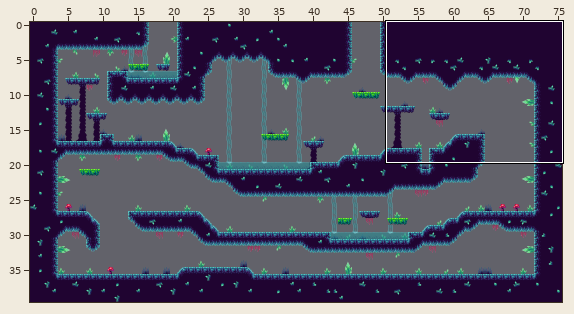
Two versions of a level (Tiled map, assets/tiled maps/blue_map.tmx). The first picture is a wide view before the edit; the outline marks the close-up.
Close-up. Earlier state:
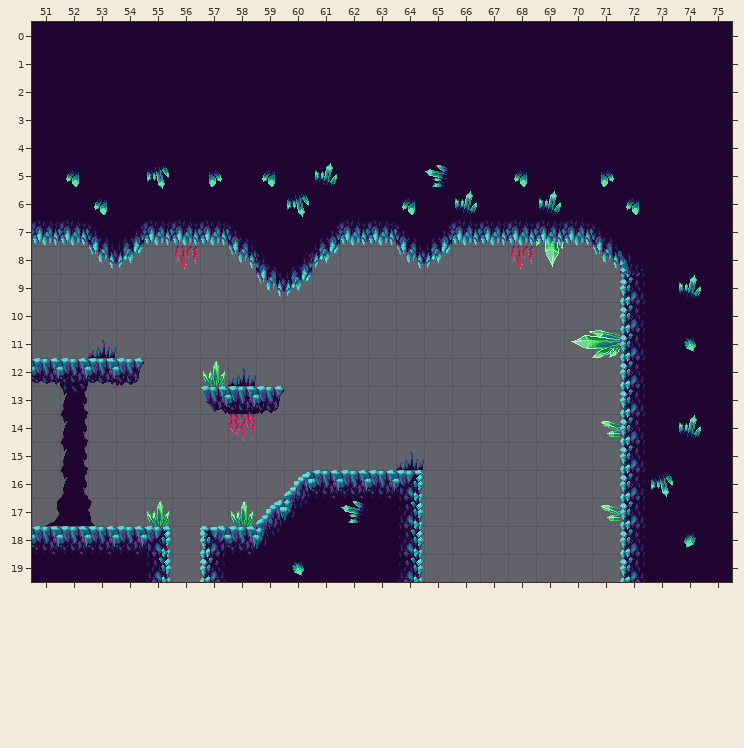
Cells are 32x32 px. Shown: x 51..75, y 0..19. The commit also changed other parts of the map, which this record leaves out.
And afterwards:
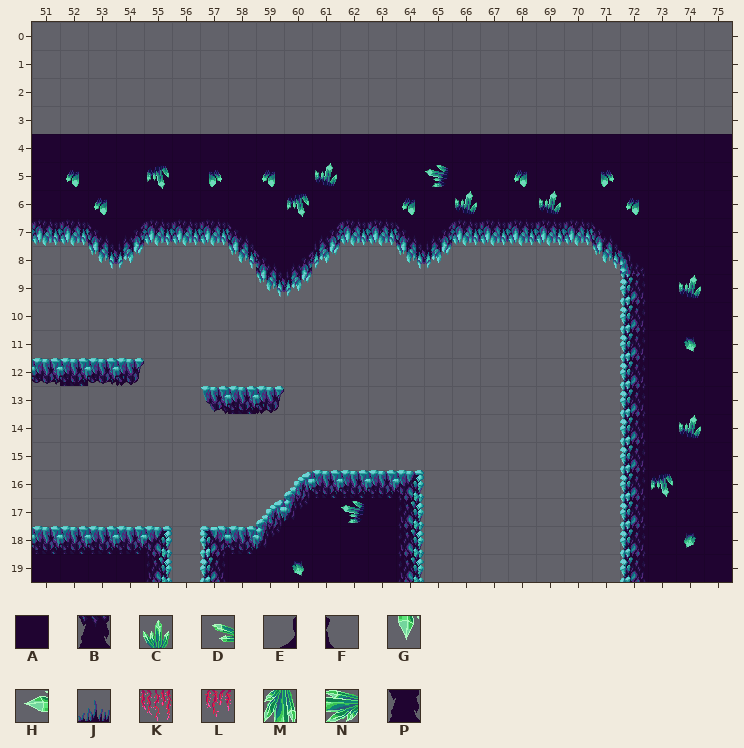
Key: from "blue_tileset": A 15, B 29, C 33, D 34 flipped on the diagonal, E 35, F 37, G 41 flipped up-down, H 41 turned 270, J 42, K 44, L 45 flipped left-right, M 48 flipped up-down, N 48 turned 270, P 49.
_ is an empty cell, . an unchanged one.
Diff:
--- layer "scenery" (now hidden)
@@ x 51..75 @@
- 0 AAAAAAAAAAAAAAAAAAAAAAAAA
- 1 AAAAAAAAAAAAAAAAAAAAAAAAA
- 2 AAAAAAAAAAAAAAAAAAAAAAAAA
- 3 AAAAAAAAAAAAAAAAAAAAAAAAA
+ 0 _________________________
+ 1 _________________________
+ 2 _________________________
+ 3 _________________________
@@ x 56..69 @@
- 7 .............M
- 8 L...........LG
+ 7 ............._
+ 8 _...........__
@@ x 51..71 @@
-11 ..J................HN
-12 ......CJ.............
-13 .B...................
-14 .P.....K............D
-15 .P...........J.......
-16 .P...................
-17 EAF.C..C............D
+11 .._................__
+12 ......__.............
+13 ._...................
+14 ._....._............_
+15 ._..........._.......
+16 ._...................
+17 ___._.._............_
